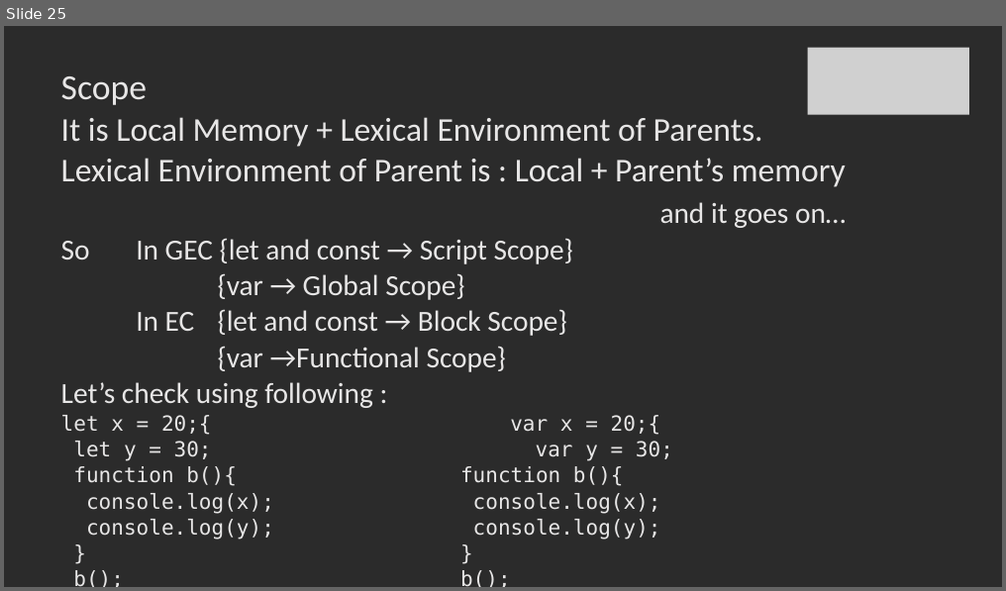
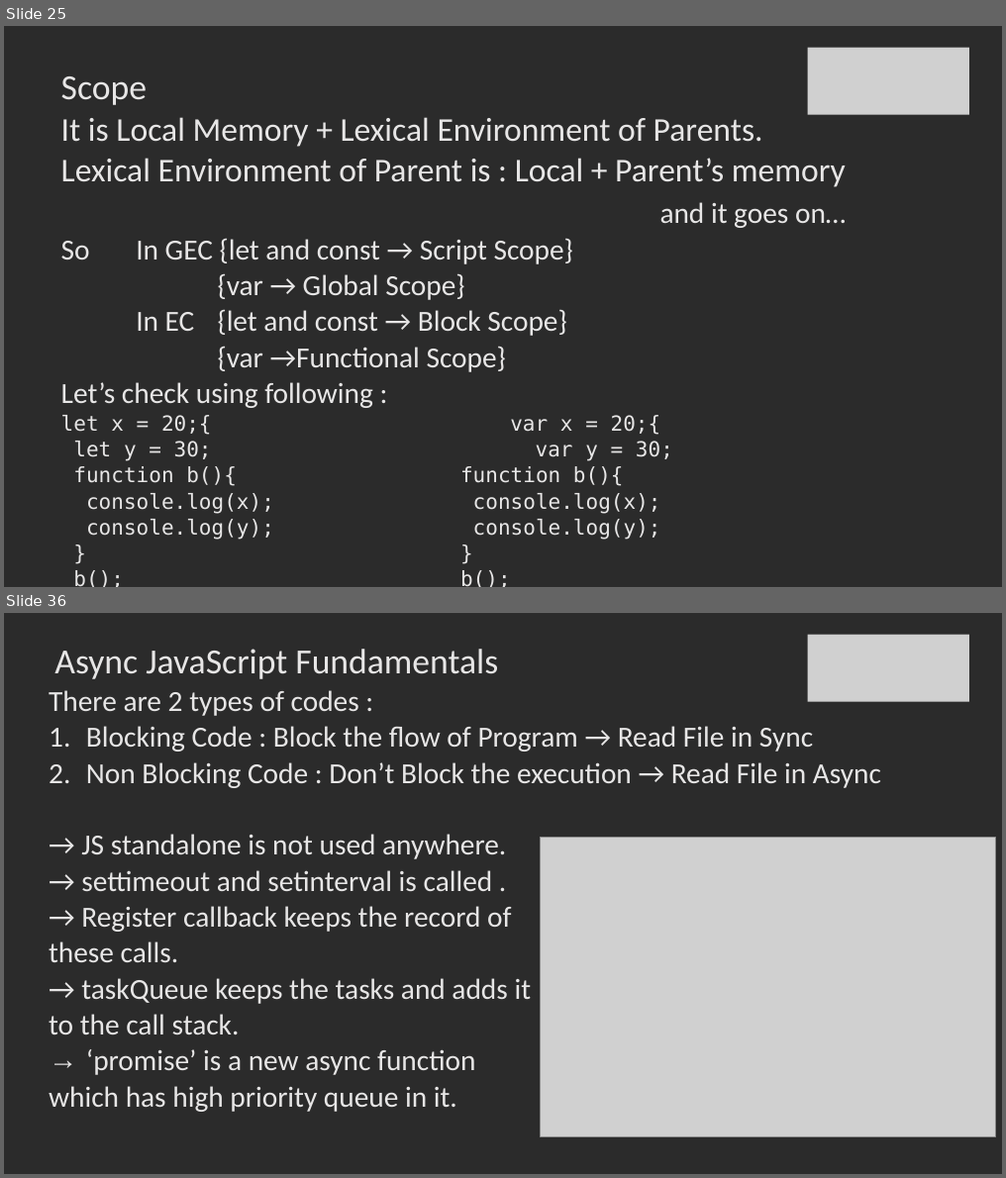
Before and after one commit to SachinBarpanda/WebDevGla, a slide deck: JS.pptx. Shown one above the other, each under a label of ours: slide 25 before the commit, slides 25 and 36 after it; the slides between them are not shown. The pictures are 1006x591 and 1006x1178 pixels, drawn with LibreOffice and Linux fonts; fonts in the diff are those of the drawing; grey boxes stand for pictures; background and template pictures are left out; a plain dark background stands for a picture behind light text. Boxes give left, top, right and bottom in pixels: in the first picture for what was removed or moved away, otherwise in the second. Text is boxed around its words. In the diff, an @@ line names an element or a change of style, - is before the commit and + after.

```diff
--- a/JS.pptx
+++ b/JS.pptx
@@ slide 36 added at <box>4,613,1002,1174</box>, background picture (left out) @@
@@ picture added at <box>807,635,969,702</box> @@
@@ title added at <box>54,649,498,679</box>, 34 pt, text #E7E6E6 @@
+Async JavaScript Fundamentals
@@ text added at <box>49,690,881,1112</box>, 28 pt, text #E7E6E6 @@
+There are 2 types of codes :
+1. Blocking Code : Block the flow of Program → Read File in Sync
+2. Non Blocking Code : Don’t Block the execution → Read File in Async
+→ JS standalone is not used anywhere.
+→ settimeout and setinterval is called .
+→ Register callback keeps the record of
+these calls.
+→ taskQueue keeps the tasks and adds it
+to the call stack.
+→ ‘promise’ is a new async function
+which has high priority queue in it.
@@ picture added at <box>541,838,996,1137</box> @@
```
Also in this commit, not shown: 1 slide changed, 12 other slides added, 1 slide removed, 58 other files.
